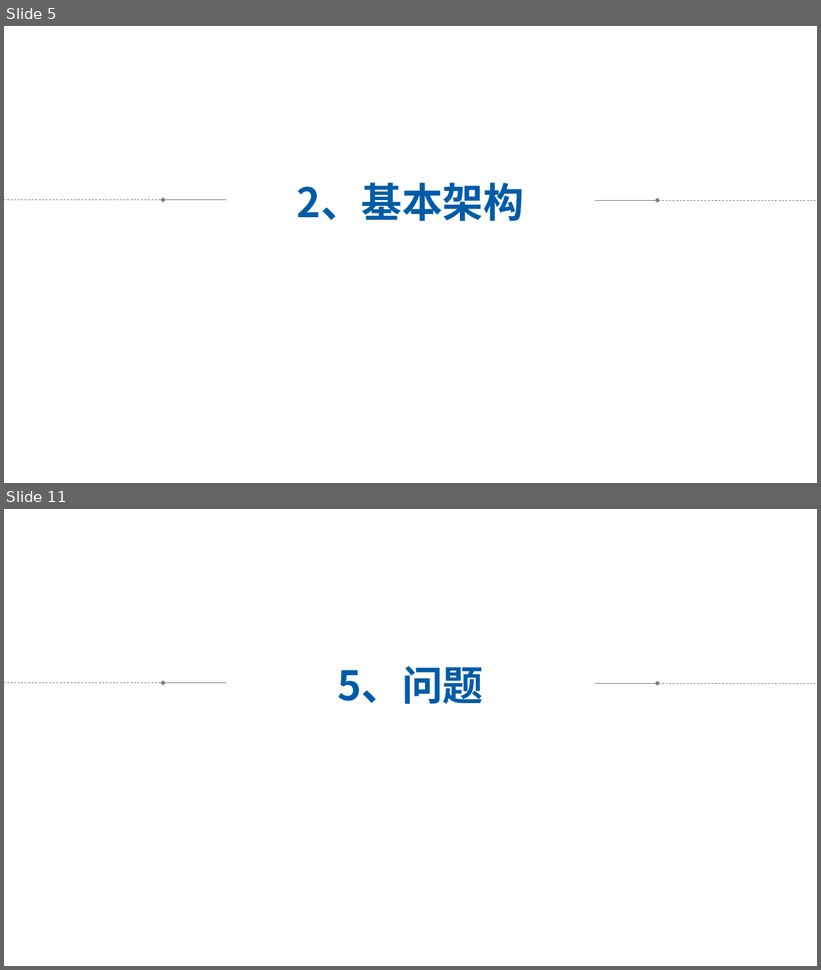
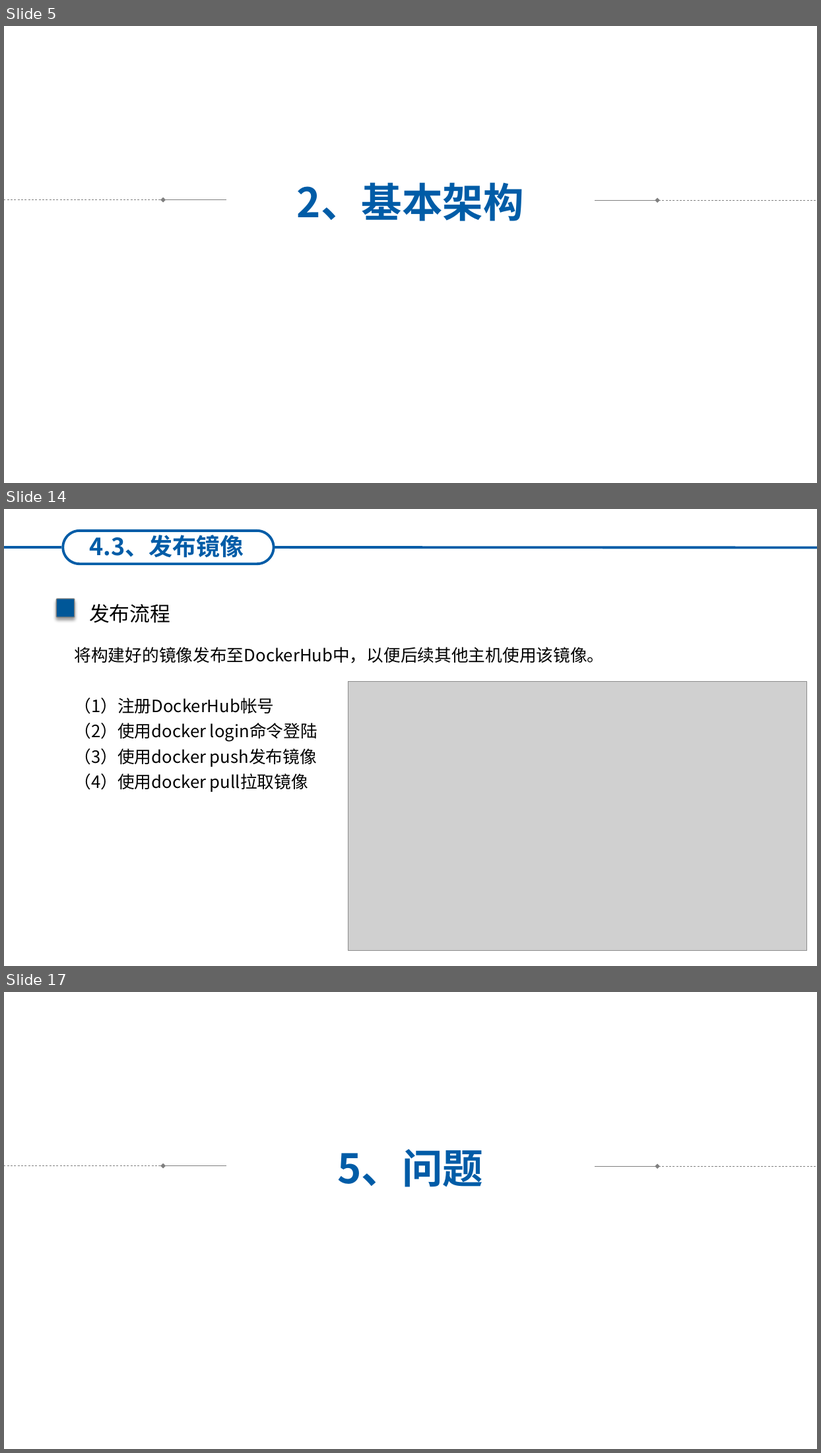
Before and after one commit to HNing109/StudyNotes, a slide deck: Golang_学习笔记/Golang_Web_学习笔记/ETCD_学习笔记/ETCD-调研.pptx. Shown one above the other, each under a label of ours: slides 5 and 11 before the commit, slides 5, 14 and 17 after it; the slides between them are not shown. The pictures are 821x970 and 821x1453 pixels, drawn with LibreOffice and Linux fonts; fonts in the diff are those of the drawing; grey boxes stand for pictures. Boxes give left, top, right and bottom in pixels: in the first picture for what was removed or moved away, otherwise in the second. Text is boxed around its words. In the diff, an @@ line names an element or a change of style, - is before the commit and + after.

```diff
--- a/Golang_学习笔记/Golang_Web_学习笔记/ETCD_学习笔记/ETCD-调研.pptx
+++ b/Golang_学习笔记/Golang_Web_学习笔记/ETCD_学习笔记/ETCD-调研.pptx
@@ slide 14 added at bbox=[4, 509, 817, 966], background #FFFFFF @@
@@ line added from (4, 547) to (61, 547), #005CA7 3 pt @@
@@ text added at bbox=[14, 539, 164, 565], 32 pt, text #FFFFFF, bold @@
+1、当前进度
@@ rounded rectangle added at bbox=[63, 531, 274, 564], outline #005CA7 3 pt @@
@@ text added at bbox=[90, 531, 244, 558], 28 pt, text #005CA7, bold @@
+4.3、发布镜像
@@ line added from (274, 547) to (817, 547), #005CA7 3 pt @@
@@ rounded rectangle added at bbox=[56, 599, 75, 617], fill #005798, outline #7F7F7F 1 pt @@
@@ text added at bbox=[89, 604, 170, 623], 24 pt, text #000000 @@
+发布流程
@@ text added at bbox=[75, 647, 605, 792], 20 pt, text #000000 @@
+将构建好的镜像发布至DockerHub中，以便后续其他主机使用该镜像。
+（1）注册DockerHub帐号
+（2）使用docker login命令登陆
+（3）使用docker push发布镜像
+（4）使用docker pull拉取镜像
@@ picture added at bbox=[348, 682, 807, 951] @@
@@ what was slide 11 is now slide 17 @@
```
Also in this commit, not shown: 7 slides changed, 5 other slides added, 6 other files.
